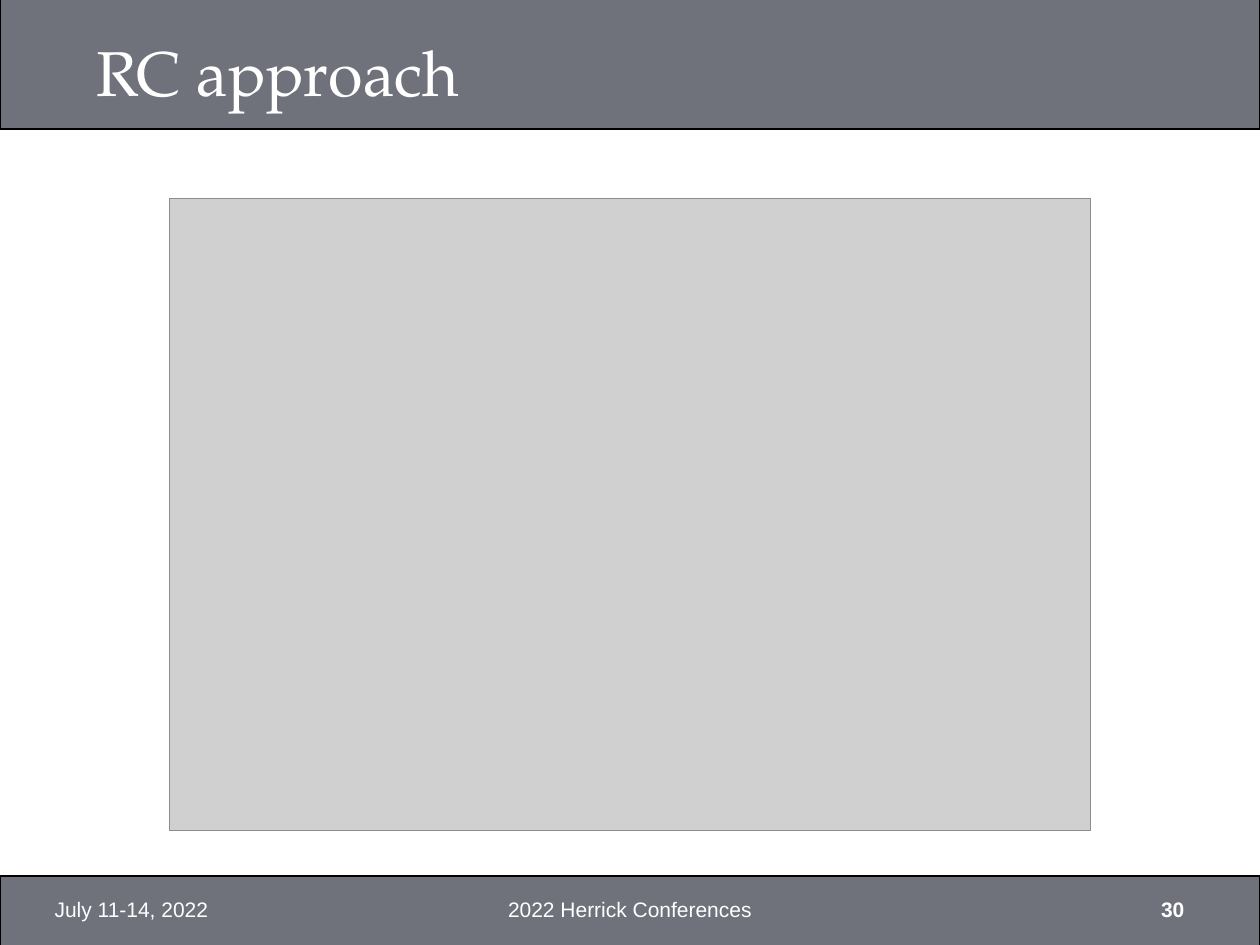
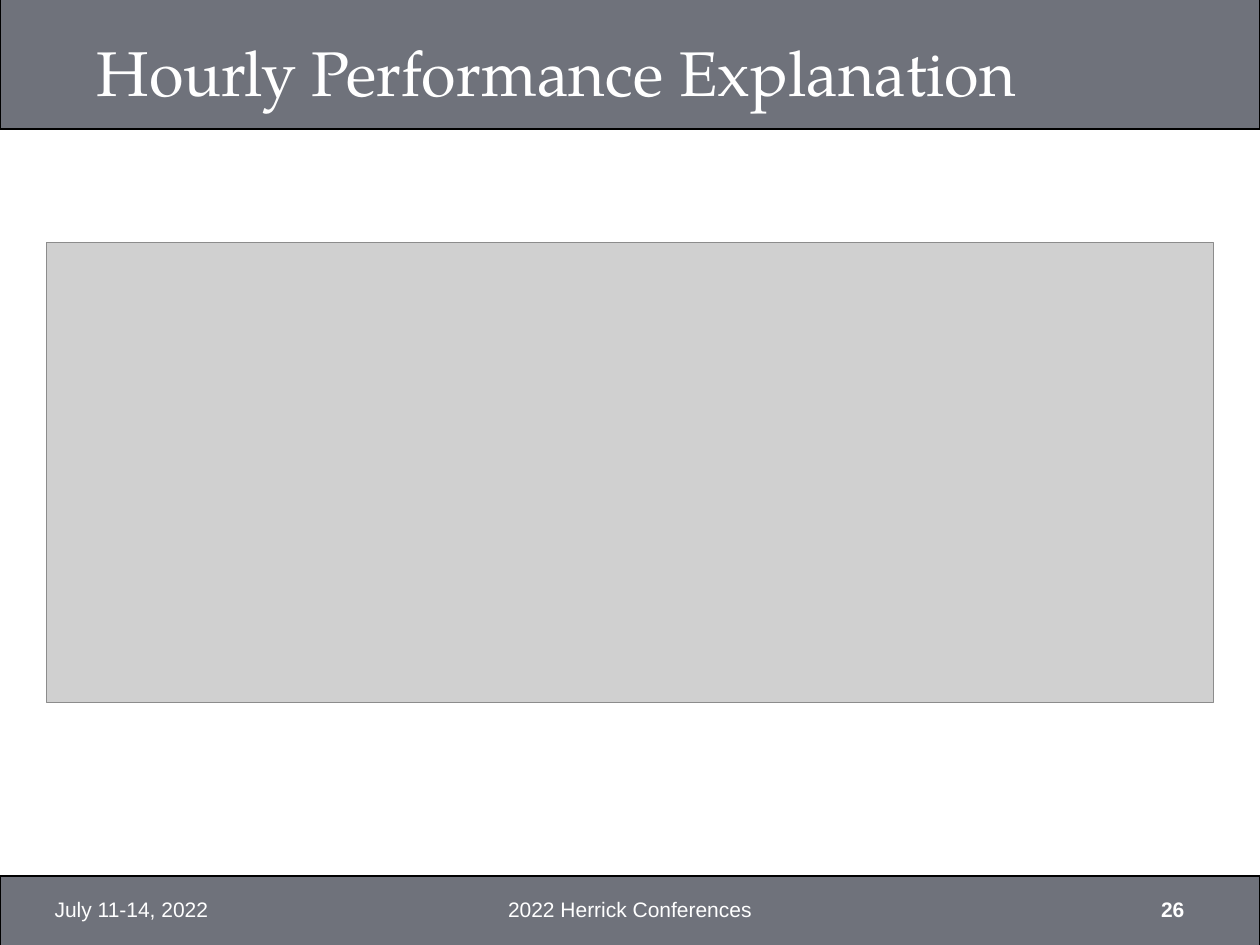
Before and after one commit to xixihaha1995/Hybrid_RC_GGMR, a slide deck: slide 26 of Final/TODO_Recordings.pptx (slide 30 before the commit). Drawn at 1260x945 pixels with LibreOffice and Linux fonts; fonts in the diff are those of the drawing; grey boxes stand for pictures; background and template pictures are left out. Boxes give left, top, right and bottom in pixels: in the first picture for what was removed or moved away, otherwise in the second. Text is boxed around its words. In the diff, an @@ line names an element or a change of style, - is before the commit and + after.

```diff
--- a/Final/TODO_Recordings.pptx
+++ b/Final/TODO_Recordings.pptx
@@ title at bbox=[97, 50, 1016, 114]: text changed @@
-RC approach
+Hourly Performance Explanation
@@ picture: place and size @@
-picture at bbox=[170, 198, 1091, 830]
+picture at bbox=[47, 243, 1213, 703]
@@ page number at bbox=[1161, 902, 1184, 917]: text changed @@
-30
+26
```
Also in this commit, not shown: 19 other slides changed, 17 slides removed, 2 other files.
